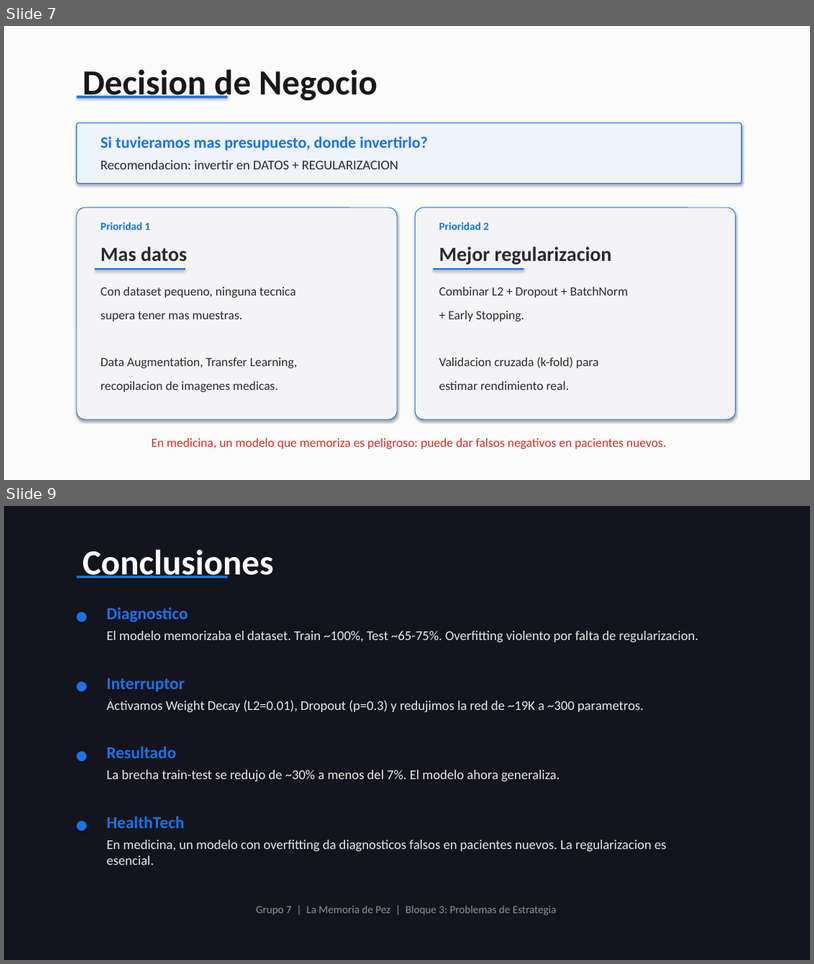
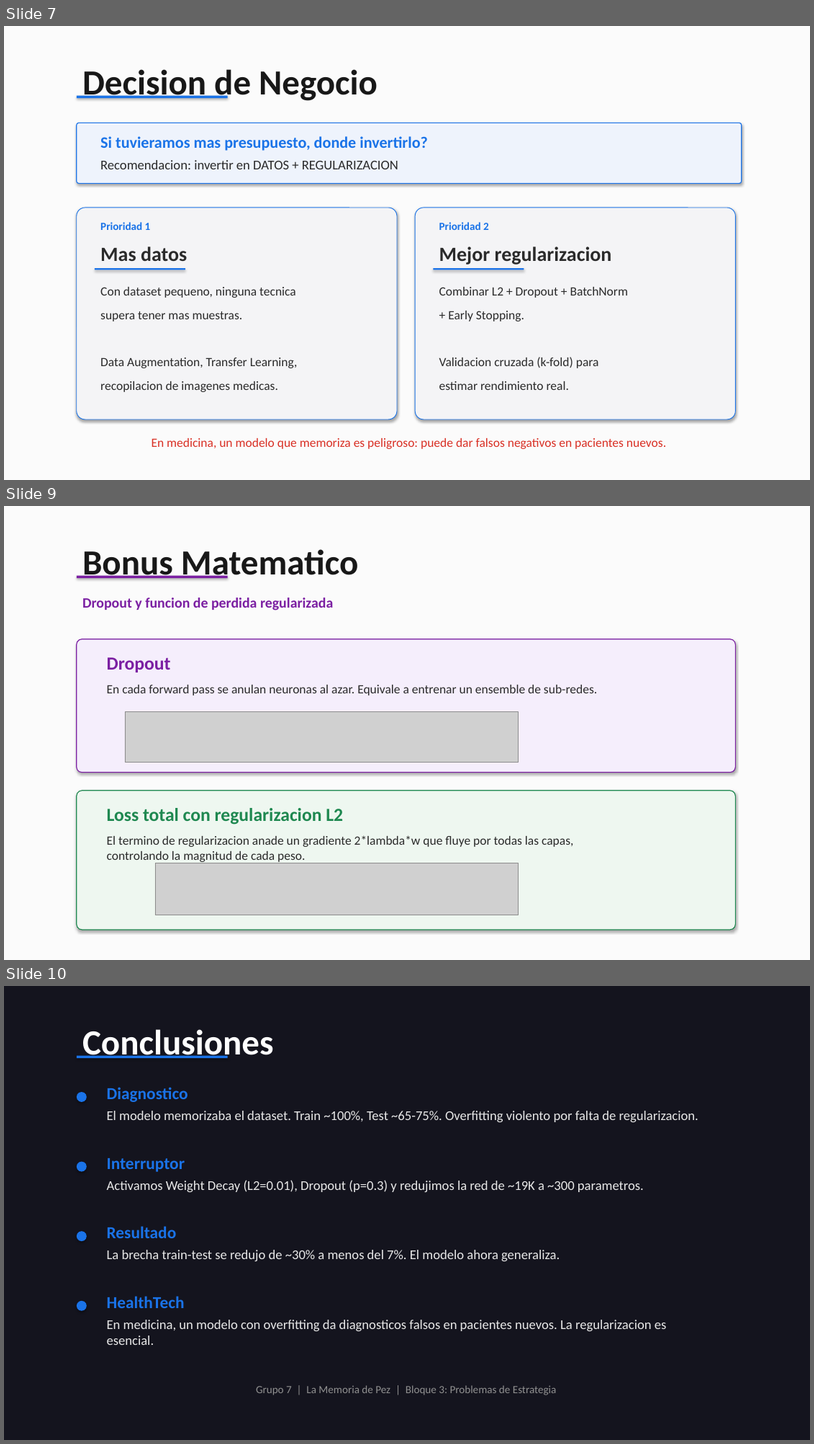
Before and after one commit to Xamplix/proyecto, a slide deck: Grupo7_La_Memoria_de_Pez.pptx. Shown one above the other, each under a label of ours: slides 7 and 9 before the commit, slides 7, 9 and 10 after it; the slides between them are not shown. The pictures are 814x964 and 814x1444 pixels, drawn with LibreOffice and Linux fonts; fonts in the diff are those of the drawing; grey boxes stand for pictures. Boxes give left, top, right and bottom in pixels: in the first picture for what was removed or moved away, otherwise in the second. Text is boxed around its words. In the diff, an @@ line names an element or a change of style, - is before the commit and + after.

```diff
--- a/Grupo7_La_Memoria_de_Pez.pptx
+++ b/Grupo7_La_Memoria_de_Pez.pptx
@@ slide 9 added at (4,506,810,960), background #FBFBFB @@
@@ text added at (82,549,359,579), 42 pt, text #181818, bold @@
+Bonus Matematico
@@ rectangle added at (77,576,228,578), fill #7B1FA2 @@
@@ text added at (82,597,333,610), 17 pt, text #7B1FA2, bold @@
+Dropout y funcion de perdida regularizada
@@ rounded rectangle added at (77,639,736,772), fill #F5EEFC, outline #7B1FA2 1 pt @@
@@ text added at (107,657,171,672), 22 pt, text #7B1FA2, bold @@
+Dropout
@@ text added at (107,685,597,695), 15 pt, text #2A2A2A @@
+En cada forward pass se anulan neuronas al azar. Equivale a entrenar un ensemble de sub-redes.
@@ picture added at (125,712,518,762) @@
@@ rounded rectangle added at (77,790,736,929), fill #EEF7F0, outline #1E8850 1 pt @@
@@ text added at (107,808,343,824), 22 pt, text #1E8850, bold @@
+Loss total con regularizacion L2
@@ text added at (107,835,574,863), 15 pt, text #2A2A2A @@
+El termino de regularizacion anade un gradiente 2*lambda*w que fluye por todas las capas, controlando la magnitud de cada peso.
@@ picture added at (155,863,518,915) @@
@@ what was slide 9 is now slide 10 @@
```
Also in this commit, not shown: 1 slide changed, 1 other file.
